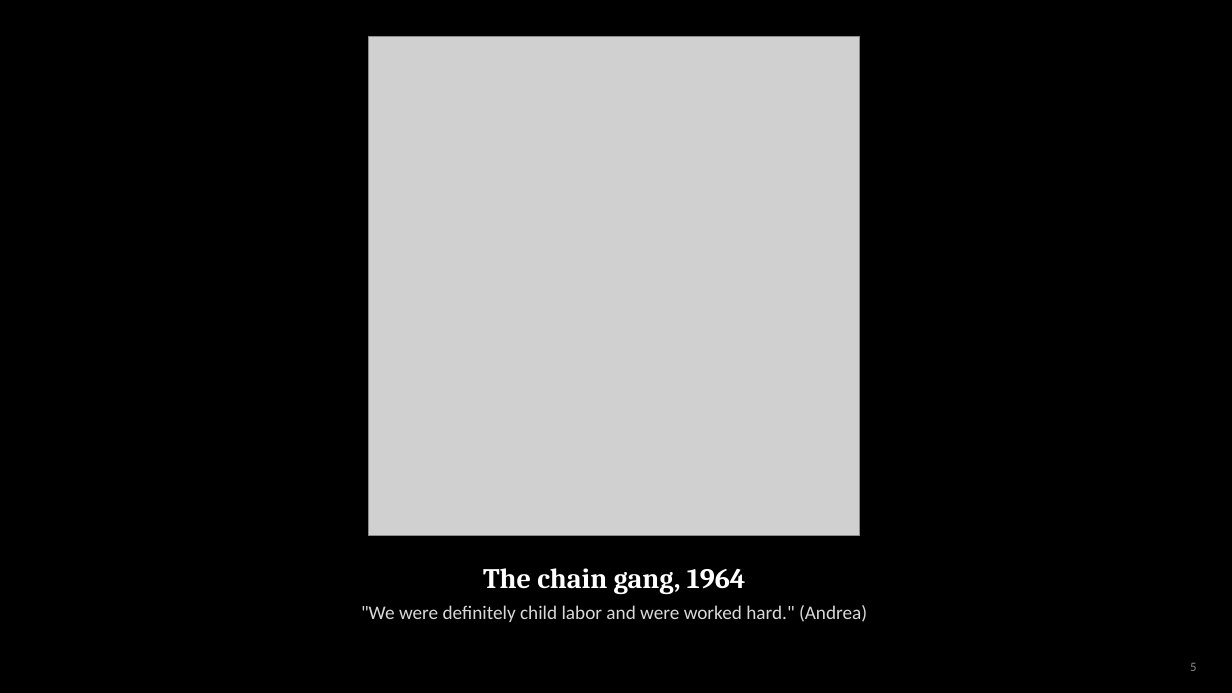
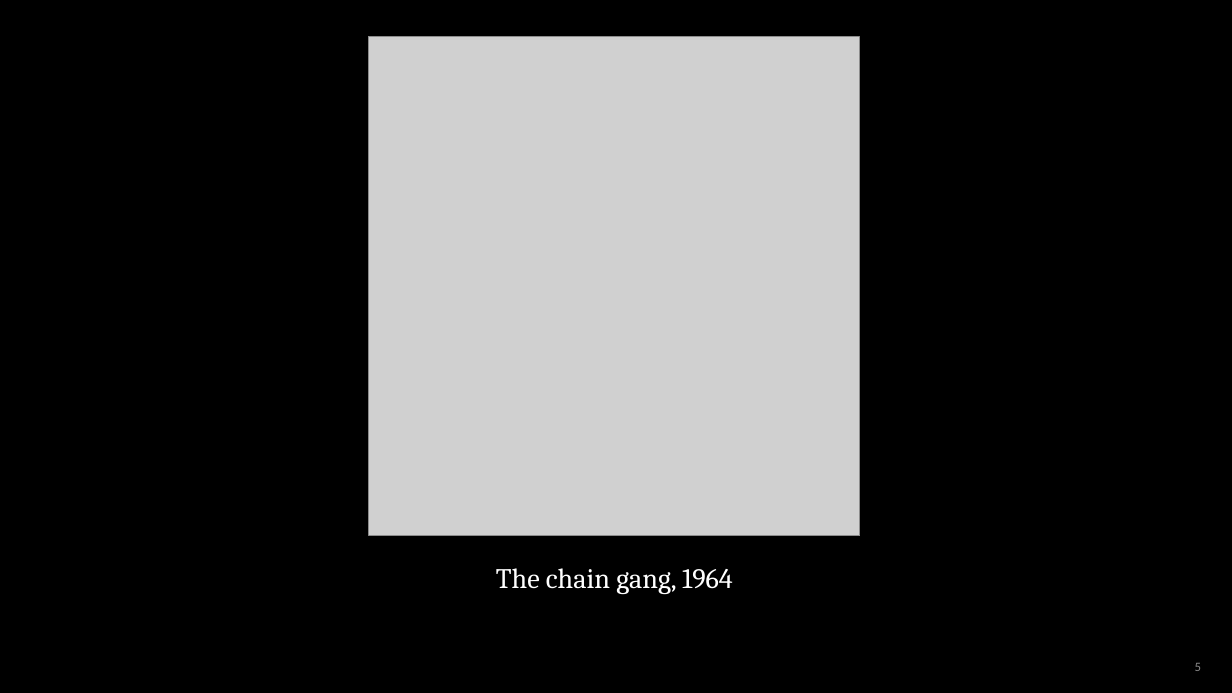
Before and after one commit to arrestle/bobbie-memorial, a slide deck: slide 5 of For Phillip/phillip-slides.pptx. Drawn at 1232x693 pixels with LibreOffice and Linux fonts; fonts in the diff are those of the drawing; grey boxes stand for pictures. Boxes give left, top, right and bottom in pixels: in the first picture for what was removed or moved away, otherwise in the second. Text is boxed around its words. In the diff, an @@ line names an element or a change of style, - is before the commit and + after.

```diff
--- a/For Phillip/phillip-slides.pptx
+++ b/For Phillip/phillip-slides.pptx
@@ text "The chain gang, 1964" at [496, 568, 733, 595]: bold off @@
@@ text removed at [361, 605, 867, 622] @@
-"We were definitely child labor and were worked hard." (Andrea)
@@ page number: place and size @@
-page number at [1190, 663, 1196, 671]
+page number at [1195, 663, 1201, 671]
```
Also in this commit, not shown: 17 other slides changed, 2 slides added, 2 slides removed.
